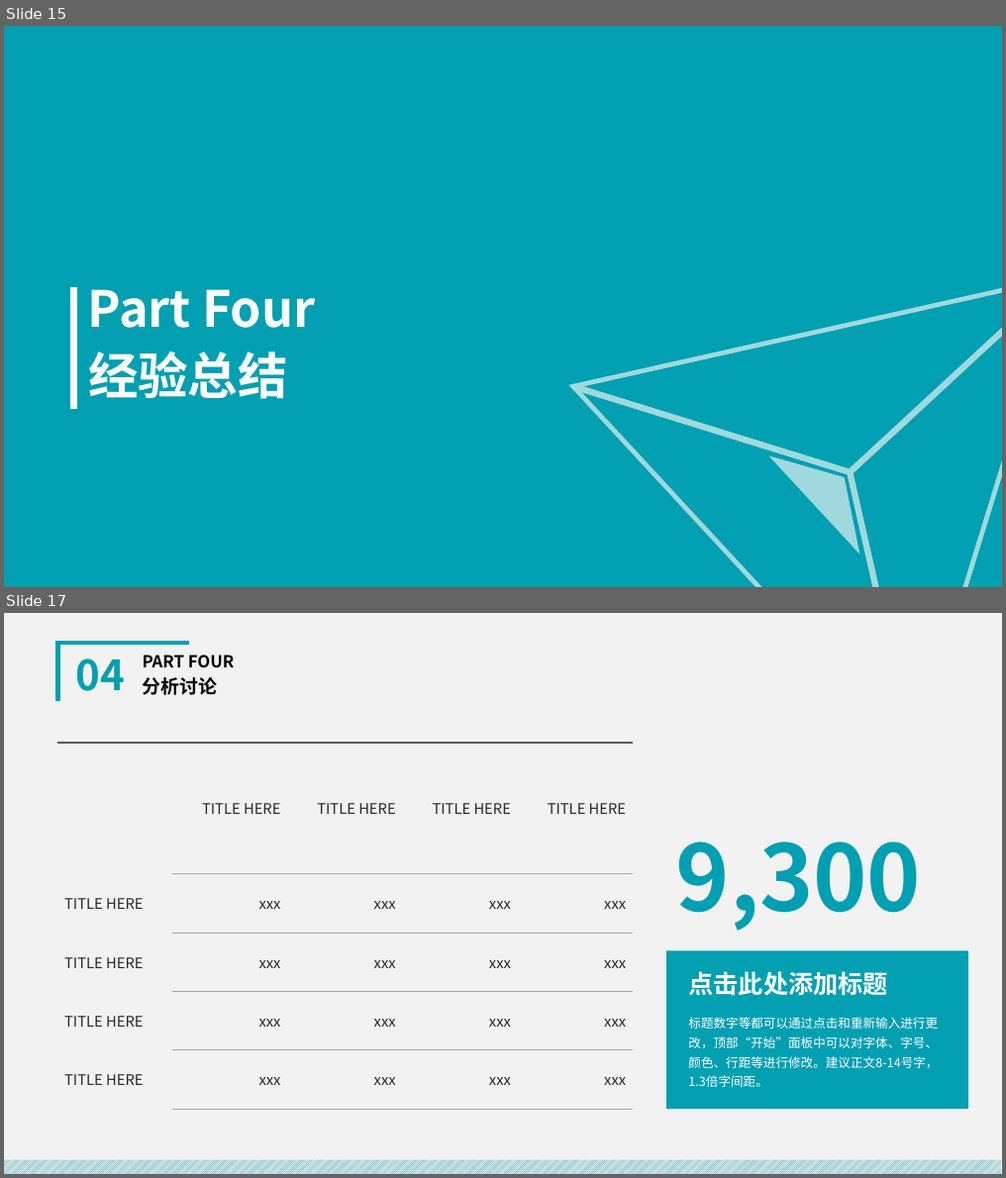
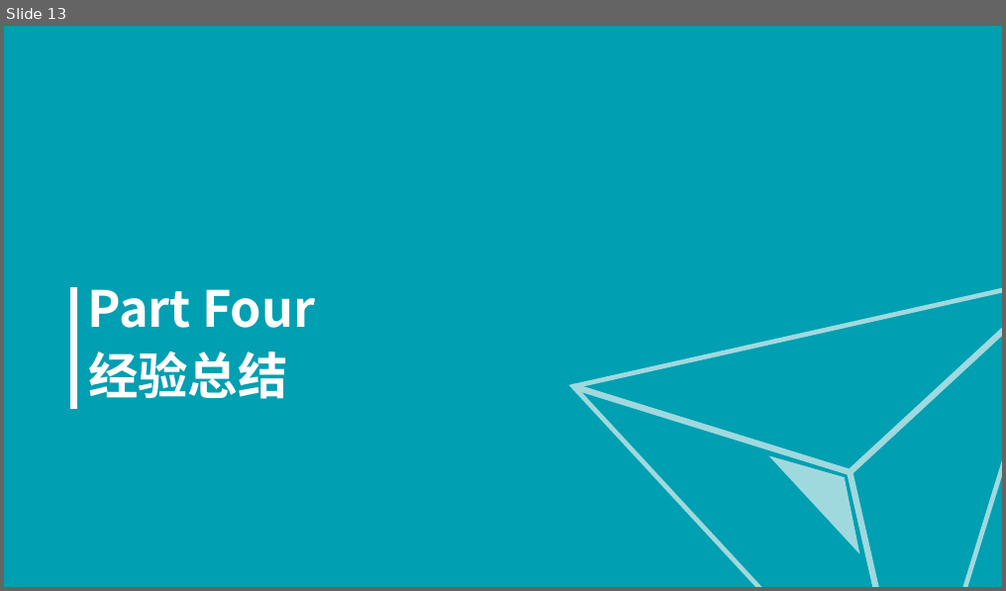
Before and after one commit to Siyuexi/InternNote, a slide deck: Tencent/Gestaltxu实习生答辩.pptx. Shown one above the other, each under a label of ours: slides 15 and 17 before the commit, slide 13 after it; the slides between them are not shown. The pictures are 1006x1178 and 1006x591 pixels, drawn with LibreOffice and Linux fonts; fonts in the diff are those of the drawing. Boxes give left, top, right and bottom in pixels: in the first picture for what was removed or moved away, otherwise in the second. Text is boxed around its words. In the diff, an @@ line names an element or a change of style, - is before the commit and + after.

```diff
--- a/Tencent/Gestaltxu实习生答辩.pptx
+++ b/Tencent/Gestaltxu实习生答辩.pptx
@@ slide 17 removed at box(4, 613, 1002, 1174), background #F2F2F2 @@
@@ freeform shape removed at box(57, 643, 190, 700) @@
@@ text removed at box(75, 659, 125, 691) @@
-04
@@ text removed at box(143, 655, 234, 668) @@
-PART FOUR
@@ text removed at box(143, 677, 218, 695) @@
-分析讨论
@@ table removed at box(57, 744, 635, 1109), 5 rows, 5 columns @@
- | TITLE HERE | TITLE HERE | TITLE HERE | TITLE HERE
-TITLE HERE | xxx | xxx | xxx | xxx
-TITLE HERE | xxx | xxx | xxx | xxx
-TITLE HERE | xxx | xxx | xxx | xxx
-TITLE HERE | xxx | xxx | xxx | xxx
@@ text removed at box(676, 842, 922, 931) @@
-9,300
@@ rectangle removed at box(666, 951, 968, 1109) @@
@@ text removed at box(688, 971, 888, 996) @@
-点击此处添加标题
@@ text removed at box(688, 1017, 938, 1087) @@
-标题数字等都可以通过点击和重新输入进行更改，顶部“开始”面板中可以对字体、字号、颜色、行距等进行修改。建议正文8-14号字，1.3倍字间距。
@@ rectangle removed at box(4, 1160, 1001, 1174) @@
@@ what was slide 15 is now slide 13 @@
```
Also in this commit, not shown: 7 slides changed, 6 slides added, 11 other slides removed, 1 other file.
